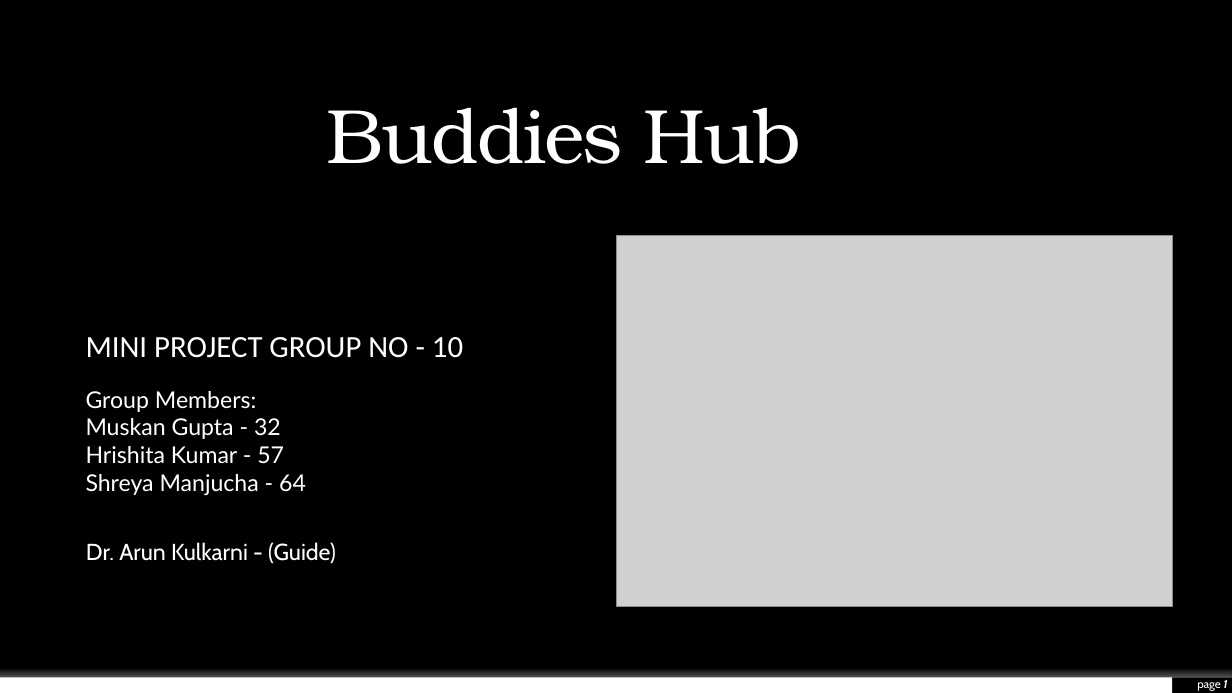
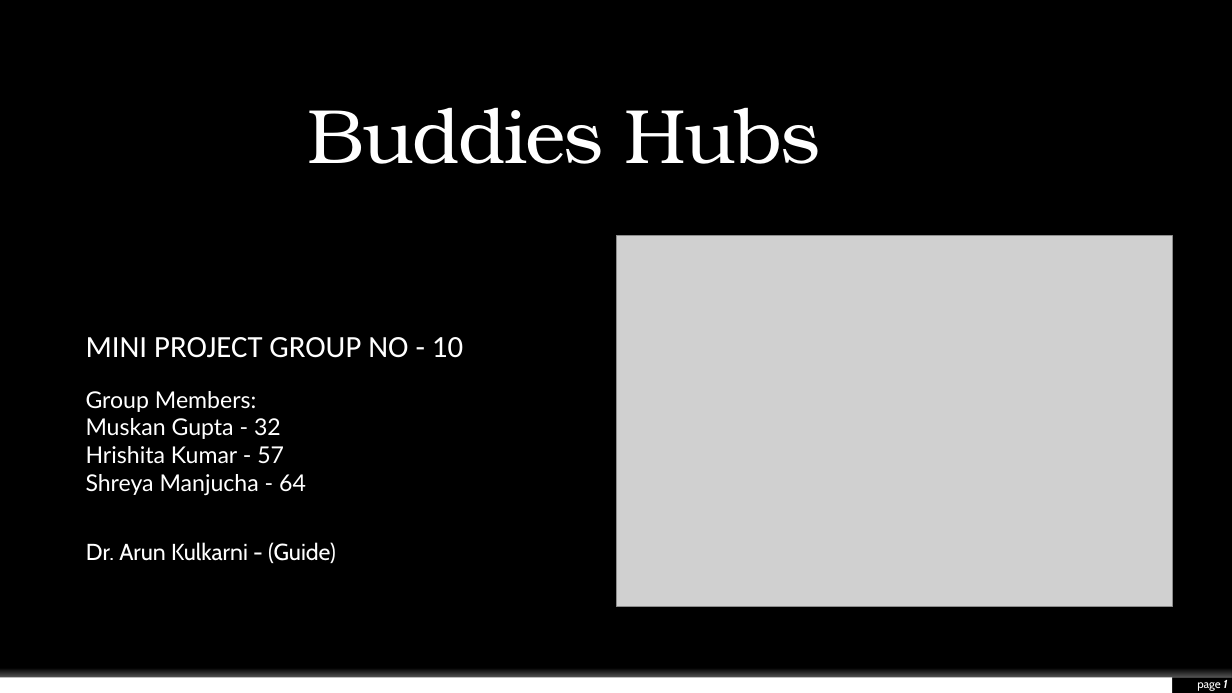
Before and after one commit to Mini-Project-Sem5/gaming-website, a slide deck: slide 1 of GamingWebsite.pptx. Drawn at 1232x693 pixels with LibreOffice and Linux fonts; fonts in the diff are those of the drawing; grey boxes stand for pictures; background and template pictures are left out. Boxes give left, top, right and bottom in pixels: in the first picture for what was removed or moved away, otherwise in the second. Text is boxed around its words. In the diff, an @@ line names an element or a change of style, - is before the commit and + after.

Commit message:
Change ppt: Add s in the title slide 1

```diff
--- a/GamingWebsite.pptx
+++ b/GamingWebsite.pptx
@@ title at (307, 107, 820, 164): text changed @@
-Buddies Hub
+Buddies Hubs
```
